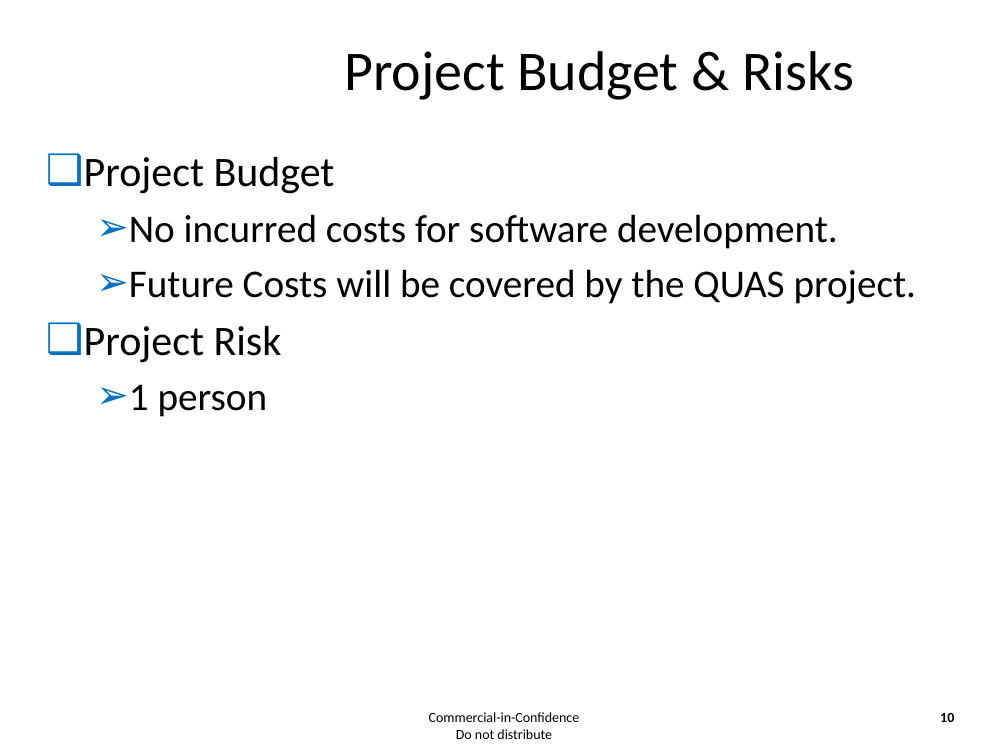
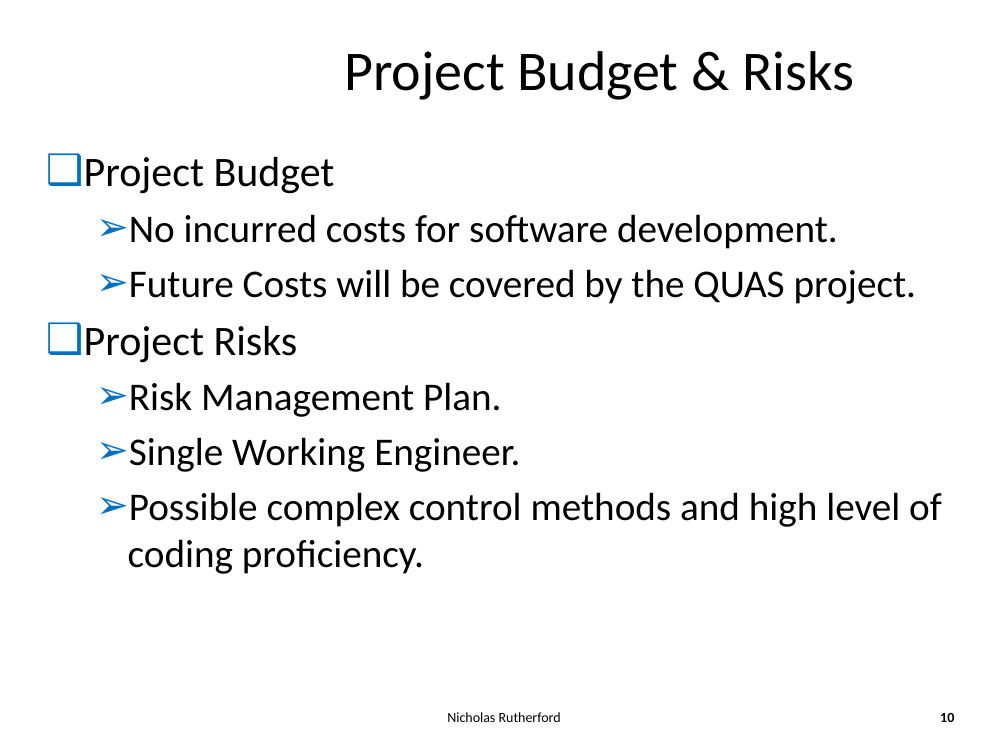
Before and after one commit to ArnCarveris/qut-pfms, a slide deck: slide 10 of docproject/PFMS Smartskies Presentation Semester 1.pptx. Drawn at 1008x756 pixels with LibreOffice and Linux fonts; fonts in the diff are those of the drawing; background and template pictures are left out. Boxes give left, top, right and bottom in pixels: in the first picture for what was removed or moved away, otherwise in the second. Text is boxed around its words. In the diff, an @@ line names an element or a change of style, - is before the commit and + after.

```diff
--- a/docproject/PFMS Smartskies Presentation Semester 1.pptx
+++ b/docproject/PFMS Smartskies Presentation Semester 1.pptx
@@ text at [84,326,942,574]: text changed; size 30 to 28 pt @@
-❑ Project Risk
-  ➢ 1 person
+❑ Project Risks
+  ➢ Risk Management Plan.
+  ➢ Single Working Engineer.
+  ➢ Possible complex control methods and high level of coding proficiency.
@@ text at [447,712,561,722]: text changed @@
-Commercial-in-Confidence
-Do not distribute
+Nicholas Rutherford
```
Also in this commit, not shown: 10 other slides changed, 3 slides added, 2 slides removed.
